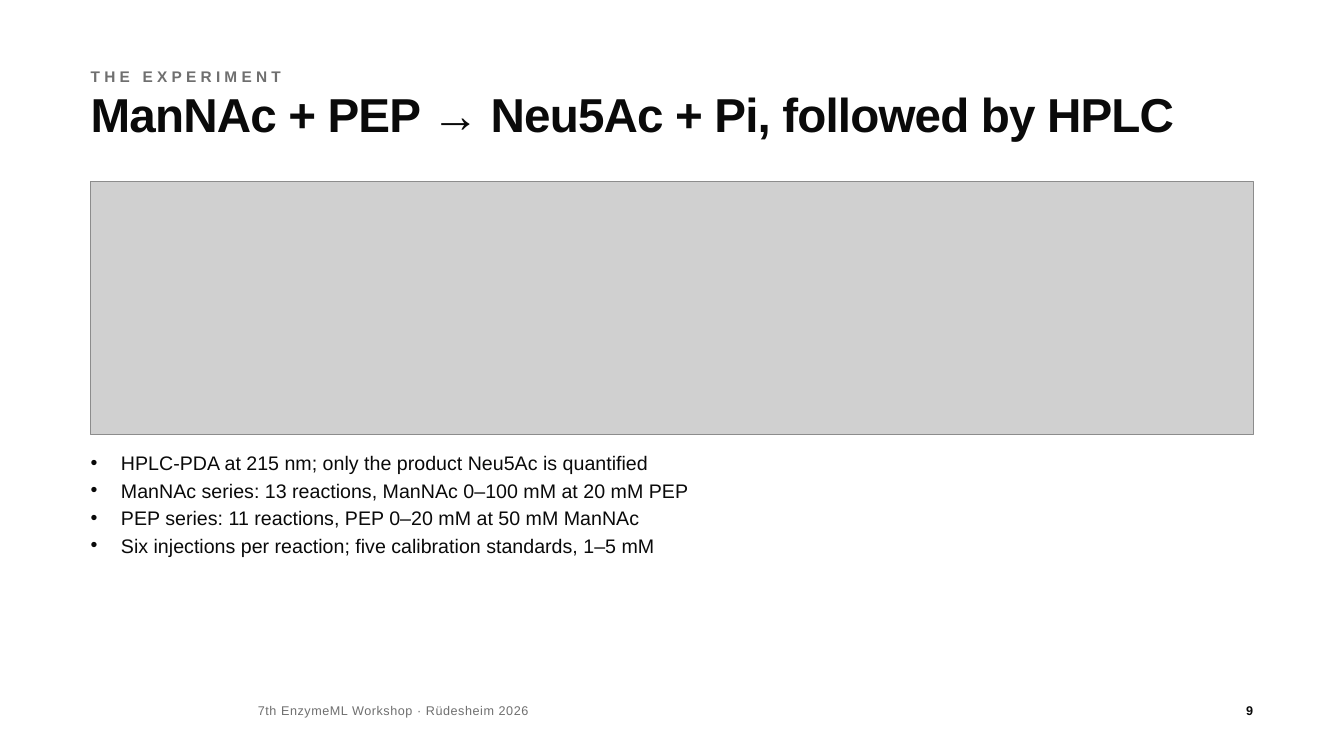
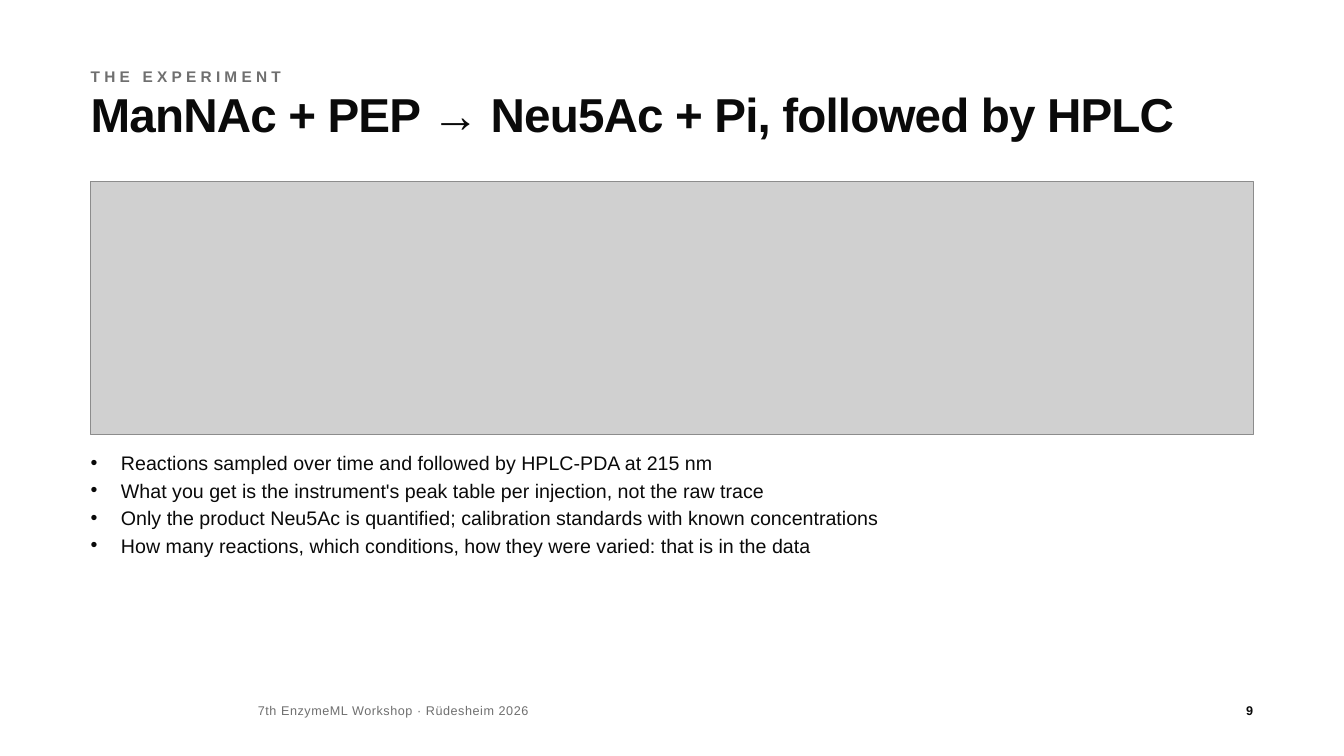
Before and after one commit to haeussma/enzymeml-workshop-modelling-2026, a slide deck: slide 9 of slides/workshop.pptx. Drawn at 1344x756 pixels with LibreOffice and Linux fonts; fonts in the diff are those of the drawing; grey boxes stand for pictures; background and template pictures are left out. Boxes give left, top, right and bottom in pixels: in the first picture for what was removed or moved away, otherwise in the second. Text is boxed around its words. In the diff, an @@ line names an element or a change of style, - is before the commit and + after.

```diff
--- a/slides/workshop.pptx
+++ b/slides/workshop.pptx
@@ text at (x1=121, y1=455, x2=878, y2=557): text changed @@
-• HPLC-PDA at 215 nm; only the product Neu5Ac is quantified
-• ManNAc series: 13 reactions, ManNAc 0–100 mM at 20 mM PEP
-• PEP series: 11 reactions, PEP 0–20 mM at 50 mM ManNAc
-• Six injections per reaction; five calibration standards, 1–5 mM
+• Reactions sampled over time and followed by HPLC-PDA at 215 nm
+• What you get is the instrument's peak table per injection, not the raw trace
+• Only the product Neu5Ac is quantified; calibration standards with known concentrations
+• How many reactions, which conditions, how they were varied: that is in the data
```
Also in this commit, not shown: 2 other slides changed, 1 slide added, 2 slides removed, 3 other files.
